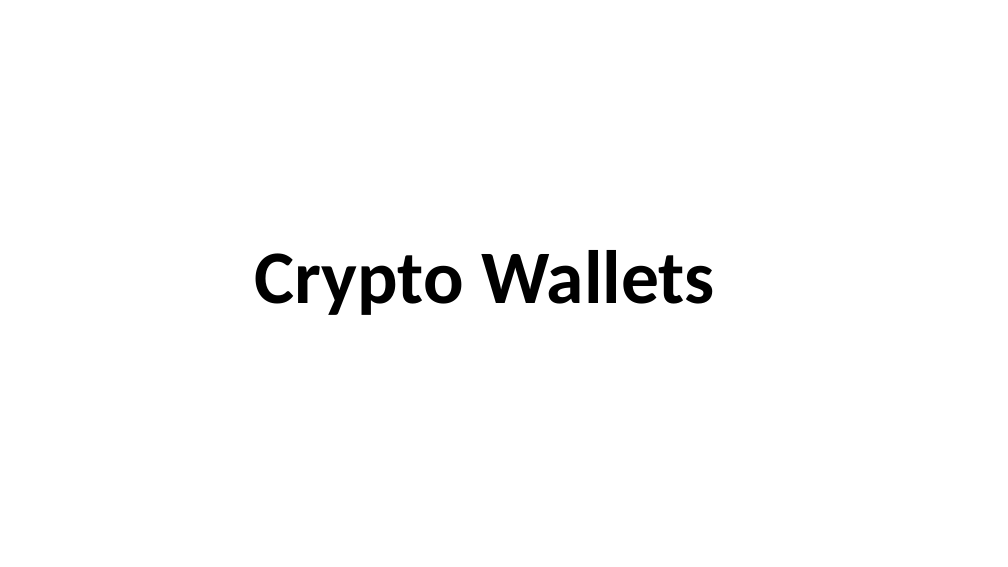
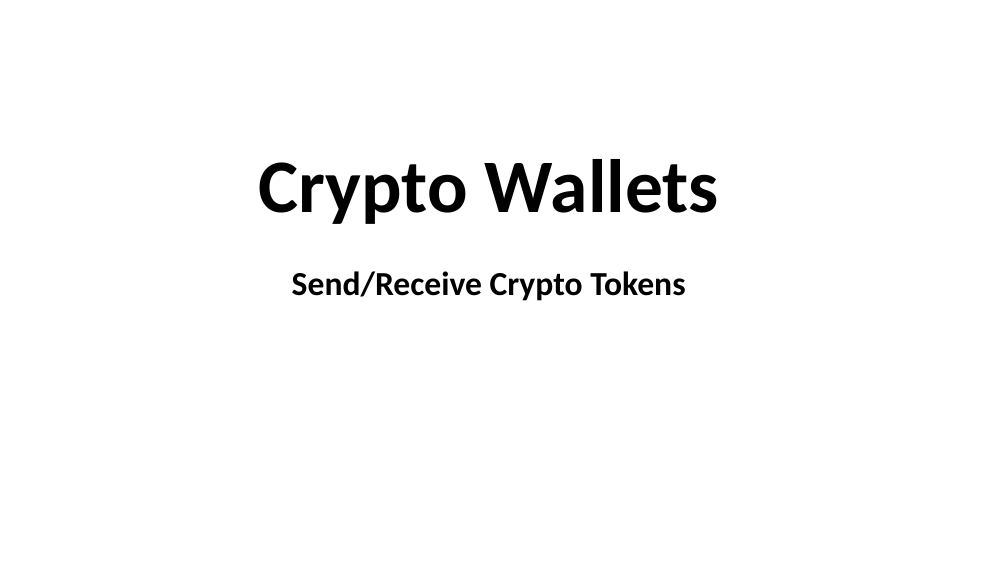
Before and after one commit to lselector/crypto, a slide deck: slide 1 of crypto_07_wallets.pptx. Drawn at 1008x567 pixels with LibreOffice and Linux fonts; fonts in the diff are those of the drawing. Boxes give left, top, right and bottom in pixels: in the first picture for what was removed or moved away, otherwise in the second. Text is boxed around its words. In the diff, an @@ line names an element or a change of style, - is before the commit and + after.

```diff
--- a/crypto_07_wallets.pptx
+++ b/crypto_07_wallets.pptx
@@ text "Crypto Wallets" moved from (x1=255, y1=250, x2=715, y2=315) to (x1=259, y1=159, x2=719, y2=224) @@
@@ text added at (x1=292, y1=271, x2=685, y2=301), 32 pt, text #000000, bold @@
+Send/Receive Crypto Tokens
```
Also in this commit, not shown: 2 other slides changed.
